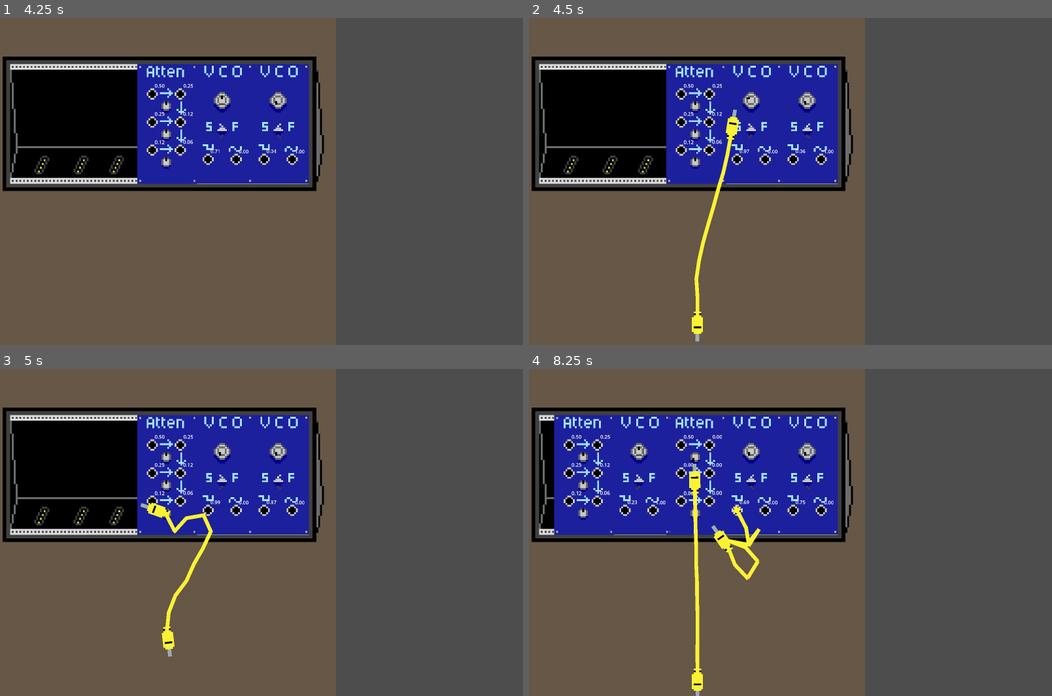
Above: before the commit, frames 1-4 (two rows, left to right).
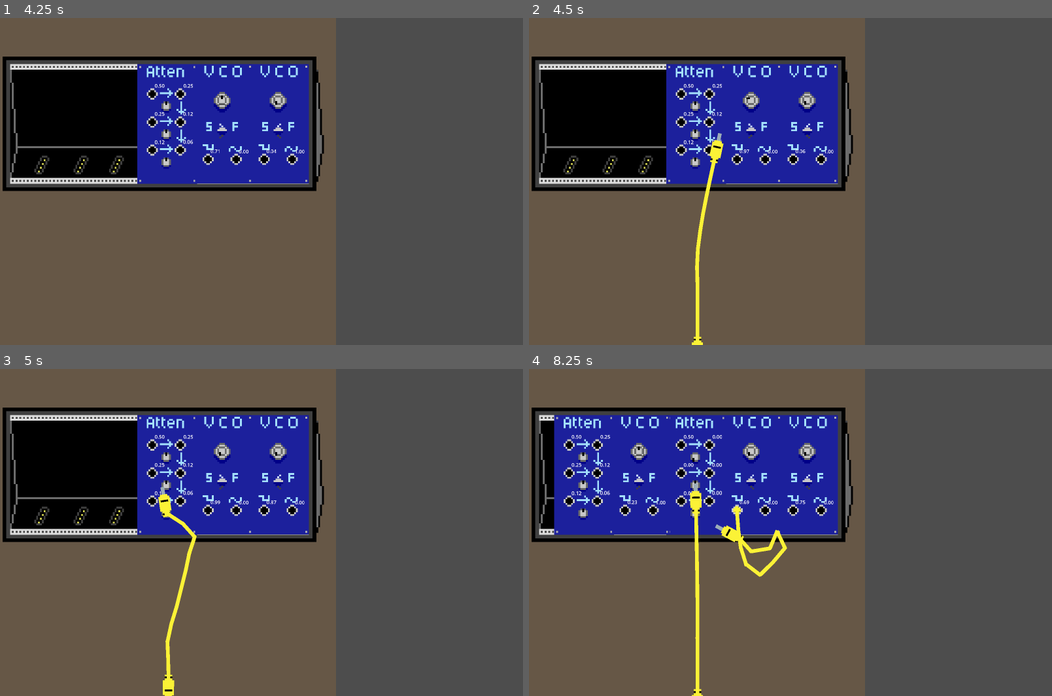
Above: after the commit, the same moments.

Repository: jared-chapman/mod-ship
Game: Godot game, scene res://scenes/main.tscn
Same seed, same stepped clock (60 frames per second), same inputs: the game is played once before the commit and once after it.
Inputs (mouse positions are in pixels of both pictures, inside the frame that each line leads up to):
- Up to frame 1 (4.25 s): tap Enter at 0.5, 2, 3.5 s; move the mouse to (376, 165) at 0.52 s; hold D (right) 0.53-1.25 s; hold C (c) 0.53-1.25 s; click (376, 165) at 0.67 s; tap X (x) at 0.8, 2.3 s; tap Space (space) at 1.25, 2.75 s; drag from (277, 99) to (219, 161) at 1.27 s; move the mouse to (277, 125) at 2.02 s; hold D (right) 2.03-2.75 s; hold C (c) 2.03-2.75 s; click (277, 125) at 2.17 s; drag from (261, 158) to (167, 106) at 2.77 s; drag from (292, 158) to (167, 132) at 3.52 s
- Up to frame 2 (4.5 s): tap Space (space) at 4.25 s; drag from (748, 99) to (696, 161) at 4.27 s
- Up to frame 3 (5 s): no input
- Up to frame 4 (8.25 s): move the mouse to (748, 476) at 5.02 s; hold S (down) 5.03-5.75 s; hold C (c) 5.03-5.75 s; click (748, 476) at 5.17 s; tap X (x) at 5.3 s; drag from (738, 509) to (806, 450) at 5.77 s; drag from (764, 509) to (806, 450) at 6.52 s; drag from (696, 457) to (764, 597) at 7.27 s; move the mouse to (696, 483) at 8.02 s; hold S (down) from 8.03 s (still down); hold Space (space) from 8.03 s (still down); click (696, 483) at 8.17 s

Frame 1 is identical in both runs. In frame 2, 1.0% of the frame differs, in the area x 31-41%, y 28-100%; in frame 3, 1.2%; in frame 4, 1.4%, in the area x 30-50%, y 28-100%.
Error in both runs: Invalid call. Nonexistent function 'place_a' in base 'Nil'. (res://scenes/rack_sidebar/rack_sidebar.gd:198)

Commit message:
better cable physics - experimental

Diff:
--- /dev/null
+++ b/scenes/DynamicCable/DynamicCable.tscn
@@ -0,0 +1,99 @@
+[gd_scene load_steps=10 format=3 uid="uid://rudi1g5miopb"]
+
+[ext_resource type="Script" uid="uid://d2tyo0konj4x8" path="res://scenes/DynamicCable/dynamic_cable.gd" id="1_aorqe"]
+[ext_resource type="Script" uid="uid://cp6td2hmyfbv8" path="res://scripts/End.gd" id="2_r5dqr"]
+[ext_resource type="Texture2D" uid="uid://dtroi52ayo33x" path="res://assets/cable-v1.png" id="3_aggbi"]
+[ext_resource type="Texture2D" uid="uid://dchb6ki8he1gv" path="res://assets/jack-v1-plugged.png" id="4_533e5"]
+[ext_resource type="Script" uid="uid://rwluaxl3ugnl" path="res://scenes/Cable/segment_1.gd" id="5_8tqng"]
+[ext_resource type="Texture2D" uid="uid://du62hrxlbh3gi" path="res://assets/jack-v1-link.png" id="6_cfabv"]
+
+[sub_resource type="RectangleShape2D" id="RectangleShape2D_8wu4k"]
+size = Vector2(36.083332, 47.833332)
+
+[sub_resource type="RectangleShape2D" id="RectangleShape2D_k2ngm"]
+size = Vector2(36, 48)
+
+[sub_resource type="CapsuleShape2D" id="CapsuleShape2D_3e0aj"]
+radius = 8.0
+height = 52.0
+
+[node name="DynamicCable" type="Node2D"]
+script = ExtResource("1_aorqe")
+number_of_segments = 6
+total_length_in_pixels = 250
+segment_goal_mass = 0.72
+
+[node name="EndA" type="RigidBody2D" parent="."]
+position = Vector2(0, 1)
+collision_layer = 256
+mass = 1.248
+linear_damp = 5.456
+angular_damp = 5.189
+script = ExtResource("2_r5dqr")
+metadata/_edit_group_ = true
+
+[node name="Unplugged" type="Sprite2D" parent="EndA"]
+position = Vector2(0, -37)
+scale = Vector2(6, 6)
+texture = ExtResource("3_aggbi")
+
+[node name="CollisionShape2D" type="CollisionShape2D" parent="EndA"]
+position = Vector2(0, -31)
+shape = SubResource("RectangleShape2D_8wu4k")
+
+[node name="Plugged" type="Sprite2D" parent="EndA"]
+position = Vector2(0, -1)
+scale = Vector2(6, 6)
+texture = ExtResource("4_533e5")
+
+[node name="EndB" type="RigidBody2D" parent="."]
+position = Vector2(59, 0)
+collision_layer = 256
+mass = 1.064
+linear_damp = 5.456
+angular_damp = 5.189
+script = ExtResource("2_r5dqr")
+metadata/_edit_group_ = true
+
+[node name="Unplugged" type="Sprite2D" parent="EndB"]
+position = Vector2(-2.2737368e-13, 38)
+rotation = -3.1415925
+scale = Vector2(6, 6)
+texture = ExtResource("3_aggbi")
+
+[node name="CollisionShape2D" type="CollisionShape2D" parent="EndB"]
+position = Vector2(0, 32)
+shape = SubResource("RectangleShape2D_k2ngm")
+
+[node name="Plugged" type="Sprite2D" parent="EndB"]
+scale = Vector2(6, 6)
+texture = ExtResource("4_533e5")
+
+[node name="Segment" type="RigidBody2D" parent="."]
+position = Vector2(-59, 10)
+collision_layer = 256
+mass = 0.729
+linear_damp = 5.456
+angular_damp = 5.189
+script = ExtResource("5_8tqng")
+
+[node name="CollisionShape2D" type="CollisionShape2D" parent="Segment"]
+position = Vector2(0, 24)
+shape = SubResource("CapsuleShape2D_3e0aj")
+
+[node name="Sprite2D" type="Sprite2D" parent="Segment"]
+visible = false
+position = Vector2(-24, 2.3841858e-07)
+scale = Vector2(3, 3)
+texture = ExtResource("6_cfabv")
+centered = false
+
+[node name="Joint" type="PinJoint2D" parent="."]
+position = Vector2(125, -15)
+softness = 0.97
+angular_limit_lower = 1.4835298
+angular_limit_upper = 1.6580628
+motor_target_velocity = -3.4906585
+
+[node name="Line2D" type="Line2D" parent="."]
+points = PackedVector2Array(85, 97)
--- /dev/null
+++ b/scenes/DynamicCable/dynamic_cable.gd
@@ -0,0 +1,156 @@
+extends Node2D
+
+@export var number_of_segments: int = 1000;
+@export var total_length_in_pixels: int = 100;
+@export var segment_goal_mass: float = 5.0;
+@export var nudge: int = 5;
+
+const GLOBAL_SCALE = 3
+var segments = []
+
+
+
+# Called when the node enters the scene tree for the first time.
+func _ready() -> void:
+	var segment_node = $Segment
+	var joint_node = $Joint
+	var end_a = $EndA
+	var end_b = $EndB
+
+	_build_cable(segment_node, joint_node, end_a, end_b)
+
+	end_a.follow_mouse = true
+	end_b.follow_mouse = false
+
+
+# Called every frame. 'delta' is the elapsed time since the previous frame.
+func _process(_delta: float) -> void:
+	_update_end_rotations()
+
+	# draw line through segments
+	var points = [$EndA.position]
+	for s in segments:
+		points.append(s.position)
+	points.append($EndB.position)
+	$Line2D.points = catmull_rom_spline(points, 10, false)
+
+
+
+
+func _build_cable(segment, joint, endA, endB):
+	var SEGMENT_LENGTH := float(total_length_in_pixels) / number_of_segments
+
+	# modify segment so copies inherit scale, etc.
+
+	# set scale
+	var starting_height = segment.get_node("Sprite2D").get_rect().size.y
+	var _scale = SEGMENT_LENGTH / starting_height
+	segment.scale = Vector2(1, _scale)
+	segment.mass = segment_goal_mass / number_of_segments
+	print({
+		'SEGMENT_LENGTH': SEGMENT_LENGTH,
+		'starting_height': starting_height,
+		'_scale': _scale,
+	})
+
+	# what the next joint will connect to
+	var prev_segment = endA
+	var prev_v_position = -SEGMENT_LENGTH * GLOBAL_SCALE
+
+	for s in range(number_of_segments):
+		var seg_copy = segment.duplicate()
+		var joint_copy = joint.duplicate()
+
+
+		# place segment
+		var seg_v_pos = prev_v_position + (SEGMENT_LENGTH * GLOBAL_SCALE) - nudge
+		seg_copy.position = Vector2(0, seg_v_pos)
+		prev_v_position = seg_v_pos
+
+		# place joint
+		# var joint_v_pos = s * (SEGMENT_LENGTH * GLOBAL_SCALE) - (nudge * s)
+		# joint_copy.position = Vector2(0, joint_v_pos)
+		joint_copy.position = Vector2(0, seg_v_pos)
+
+		add_child(seg_copy)
+		add_child(joint_copy)
+		# segments.append(seg_v_pos)
+		segments.append(seg_copy)
+
+		# connect joint
+		joint_copy.node_a = prev_segment.get_path()
+		joint_copy.node_b = seg_copy.get_path()
+
+		# set current segment to previous, so next joint connects to it
+		prev_segment = seg_copy
+
+	# place EndB after last segment
+	var end_v_position = prev_v_position
+	$EndB.position = Vector2(0, end_v_position - nudge)
+
+	# create one more joint to attach EndB to last segment
+	var last_joint = joint.duplicate()
+	last_joint.position = Vector2(0, end_v_position)
+	add_child(last_joint)
+	last_joint.node_a = prev_segment.get_path()
+	last_joint.node_b = $EndB.get_path()
+
+	# delete initial segment and joint
+	$Segment.queue_free()
+	$Joint.queue_free()
+
+
+func _update_end_rotations() -> void:
+	if segments.size() == 0:
+		return
+
+	# EndA faces first segment
+	var dir_a = segments[0].global_transform.y.angle()
+	# if dir_a.length_squared() > 0.0001:
+	$EndA.rotation = dir_a - (PI/2)
+	$EndA.position = segments[0].position
+
+	# # EndB faces last segment
+	var dir_b = segments[-2].global_transform.y.angle()
+	$EndB.rotation = dir_b - (PI/2)
+	$EndB.position = segments[-1].position
+
+
+
+# https://gist.github.com/JoelBesada/8cb4508dfbcd4e23f639476fd89b1952
+func catmull_rom_spline(
+	_points: Array, resolution: int = 5, extrapolate_end_points = true
+	) -> PackedVector2Array:
+	var points = _points.duplicate()
+	if extrapolate_end_points:
+		points.insert(0, points[0] - (points[1] - points[0]))
+		points.append(points[-1] + (points[-1] - points[-2]))
+
+	var smooth_points := PackedVector2Array()
+	if points.size() < 4:
+		return PackedVector2Array(points)
+
+	for i in range(1, points.size() - 2):
+		var p0 = points[i - 1]
+		var p1 = points[i]
+		var p2 = points[i + 1]
+		var p3 = points[i + 2]
+
+		for t in range(0, resolution):
+			var tt = t / float(resolution)
+			var tt2 = tt * tt
+			var tt3 = tt2 * tt
+
+			var q = (
+				0.5
+				* (
+				(2.0 * p1)
+				+ (-p0 + p2) * tt
+				+ (2.0 * p0 - 5.0 * p1 + 4 * p2 - p3) * tt2
+				+ (-p0 + 3.0 * p1 - 3.0 * p2 + p3) * tt3
+				)
+			)
+
+			smooth_points.append(q)
+
+	return smooth_points
--- a/scripts/End.gd
+++ b/scripts/End.gd
@@ -1,8 +1,8 @@
 extends RigidBody2D
 
 @export var move_speed := 1200.0
-@export var follow_strength := 35.0
-@export var max_speed := 3000.0
+@export var follow_strength := 15.0
+@export var max_speed := 1000.0
 
 # the total length of the cable
 @export var max_length := 50.0
@@ -54,37 +54,6 @@
 
 
 
-	# var target := Vector2.ZERO
-
-	# if follow_mouse:
-	# 	target = get_global_mouse_position()
-	# elif stay_at_position != Vector2.ZERO:
-	# 	target = stay_at_position
-	# else: return
-
-	# var to_target = target - state.transform.origin
-	# var max_step = move_speed * state.step
-
-	# if to_target.length() <= max_step:
-	# 	state.transform.origin = target
-	# 	state.linear_velocity =Vector2.ZERO
-	# else:
-	# 	state.transform.origin += to_target.normalized() * max_step
-	# 	state.linear_velocity = Vector2.ZERO
-
-	# state.angular_velocity = 0
-
-
-	# 	state.transform.origin = get_global_mouse_position()
-	# 	state.linear_velocity = Vector2.ZERO;
-	# 	state.angular_velocity = 0
-
-	# elif stay_at_position != Vector2.ZERO:
-	# 	state.transform.origin = stay_at_position
-	# 	state.linear_velocity = Vector2.ZERO;
-	# 	state.angular_velocity = 0;
-
-
 func set_plugged(plugged: bool) -> void:
 	$Plugged.visible = plugged
 	$Unplugged.visible = not plugged
Not shown, added: scenes/DynamicCable/dynamic_cable.gd.uid
